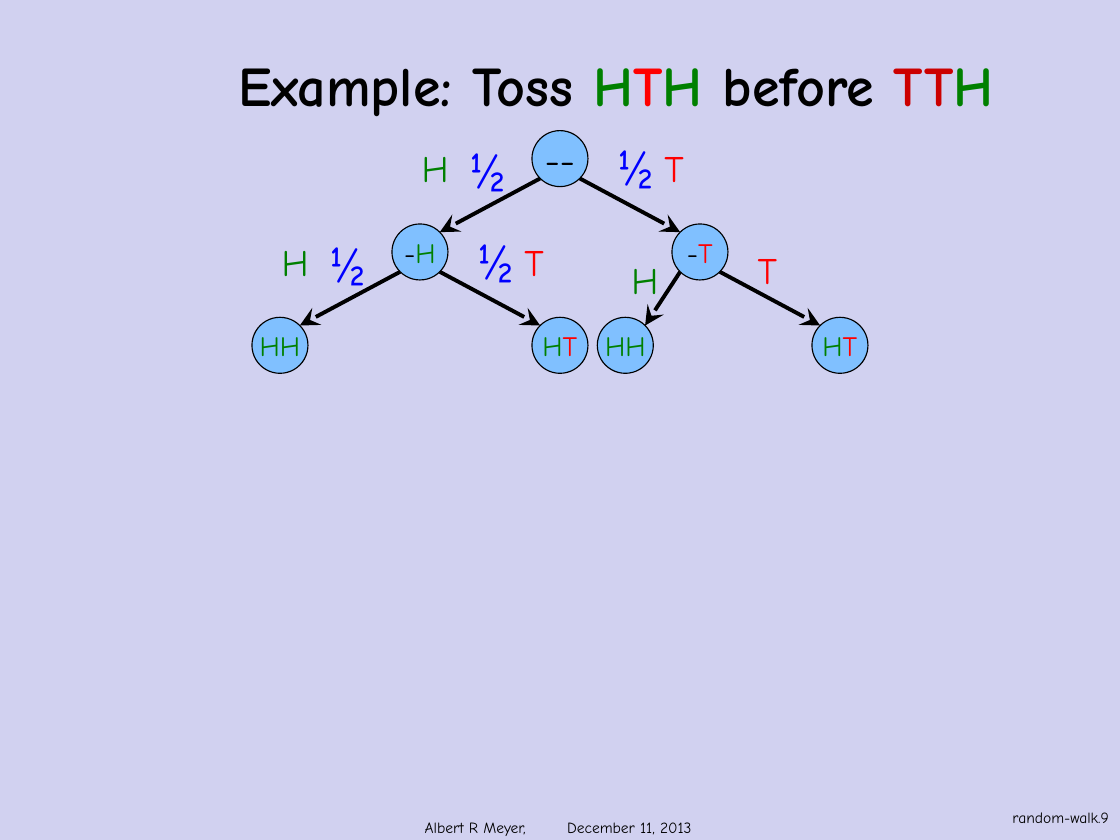
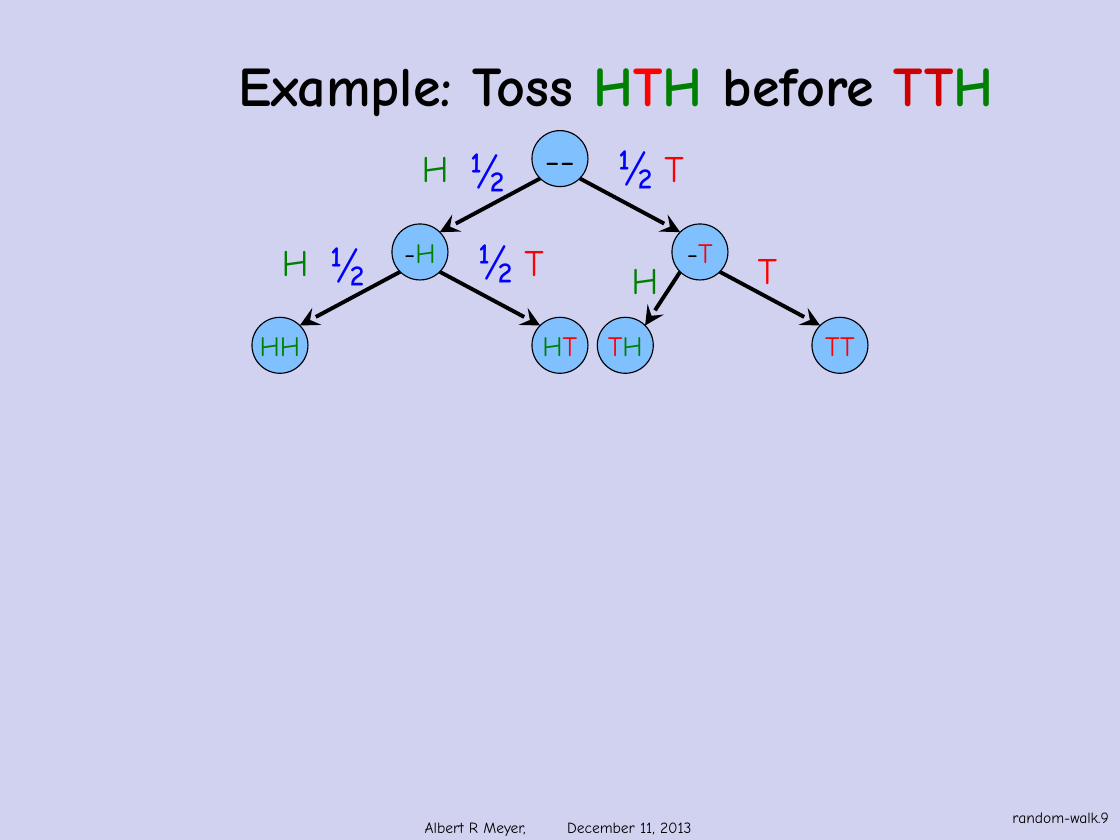
Before and after one commit to armeyer/mcs_web, a slide deck: slide 9 of fall13/slidesF13/random-walks.pptx. Drawn at 1120x840 pixels with LibreOffice and Linux fonts; fonts in the diff are those of the drawing; background and template pictures are left out. Boxes give left, top, right and bottom in pixels: in the first picture for what was removed or moved away, otherwise in the second. Text is boxed around its words. In the diff, an @@ line names an element or a change of style, - is before the commit and + after.

```diff
--- a/fall13/slidesF13/random-walks.pptx
+++ b/fall13/slidesF13/random-walks.pptx
@@ text in ellipse at (608,337,643,356): text changed; text colour #008000 to #FF0000 @@
-HH
+TH
@@ text in ellipse at (825,337,855,356): text changed; text colour #008000 to #FF0000 @@
-HT
+TT
```
Also in this commit, not shown: 3 other files.
